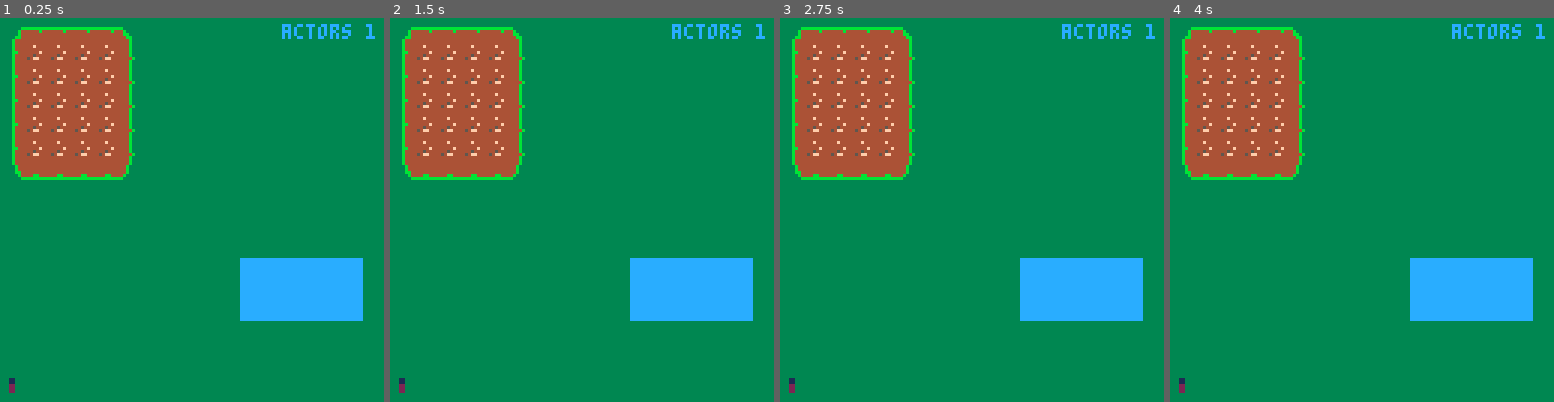
Above: before the commit, frames 1-4 (left to right).
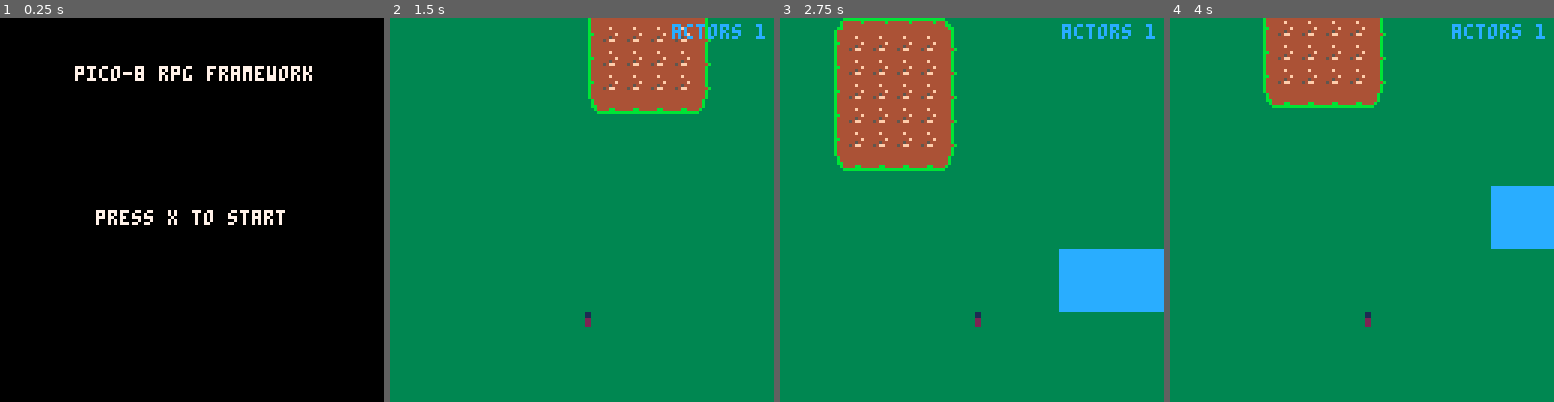
Above: after the commit, the same moments.

Repository: matthiasbruns/pico-8
Game: PICO-8 cartridge rpg/rpg.p8
Same seed, same stepped clock (60 frames per second), same inputs: the game is played once before the commit and once after it.
Inputs:
- Up to frame 1 (0.25 s): no input
- Up to frame 2 (1.5 s): tap X (X key) at 0.33, 1.07 s
- Up to frame 3 (2.75 s): hold Right 1.6-2.1 s; tap X (X key) at 1.85 s; hold Up 2.15-2.42 s; hold Right from 2.47 s (still down)
- Up to frame 4 (4 s): tap X (X key) at 2.97 s; release Right at 3.03 s; hold Left 3.08-3.58 s; hold Down 3.63-3.97 s

The runs differ from the first frame. In frame 1, 100% of the frame differs, in the area x 0-100%, y 0-100%; in frame 2, 25%; in frame 3, 15%; in frame 4, 24%.

Commit message:
updated states - pause was removed,explore went to slot 1 and fight to slow 2 - also updated music - explore now has 4 patterns starting from pattern 1

Diff:
--- a/rpg/rpg.p8
+++ b/rpg/rpg.p8
@@ -11,8 +11,8 @@
  cam = {}
  cam.x=0
  cam.y=0
- state=1
- mus_pat=0
+ state=0 -- 0=menu, 1=explore, 2=fight
+ mus_pat=0 --  0=menu, 1=explore, 2=fight
  music(mus_pat)
  for x=1,1 do
   actor_new()
@@ -21,24 +21,35 @@
 end
 
 function _draw()
- cls(3)
- map(0, 0, 0, 0, 128, 32)
-
- camera(cam.x, cam.y)
- rectfill(80,80,120,100,12)
-
- foreach(actors, actor_render)
- debug(118 - (#dbg*3), 2)
+ cls(0)
+
+ if state == 0 then
+  -- menu rendering
+   print("pico-8 rpg framework", 25, 16, 7) -- name of the game
+   print("press x to start", 32, 64, 7) -- start game instructions
+ elseif state == 1 then
+  -- explore rendering
+  cls(3)
+  map(0, 0, 0, 0, 128, 32)
+  camera(cam.x, cam.y)
+  rectfill(80,80,120,100,12)
+  foreach(actors, actor_render)
+ elseif state == 2 then
+  -- fight rendering
+  cls(3)
+ end
+  debug(118 - (#dbg*3), 2)
 end
 
 function _update60()
  t += 1
- dbg = "actors "..#actors
 
  if state == 0 then
-  state_explore()
+  update_menu()
  elseif state == 1 then
-  state_fight()
+  update_explore()
+ elseif state == 2 then
+  update_fight()
  end
 end
 -- pico-8
@@ -102,9 +113,9 @@
  actor.y=118
  actor.vx=0
  actor.vy=0
- actor.kinetic=true
  actor.dirx=0
  actor.diry=0
+ actor.health=1
  actor.spd=1
  actor.spr_index=1
  actor.frame=1
@@ -131,11 +142,19 @@
 
 ---start--------------
 -- states
-
-function state_explore()
- if mus_pat != 3 then
-  music(3)
-  mus_pat = 3
+function update_menu()
+ if mus_pat != 0 then
+  music(0)
+  mus_pat = 0
+ end
+
+ if btn(5) then state += 1 end
+end
+
+function update_explore()
+ if mus_pat < 1 or mus_pat > 4 then
+  music(1)
+  mus_pat = 1
  end
 
  local vx = actors[1].vx
@@ -159,12 +178,13 @@
 
  foreach(actors, actor_update)
  cam_update()
-end
-
-function state_fight()
- if mus_pat != 2 then
-  music(2)
-  mus_pat = 2
+ dbg = "actors "..#actors
+end
+
+function update_fight()
+ if mus_pat != 5 then
+  music(5)
+  mus_pat = 5
  end
 end
 -- states
Not shown, changed: the music (__music__) section of rpg/rpg.p8
Not shown, changed: the sound effects (__sfx__) section of rpg/rpg.p8
